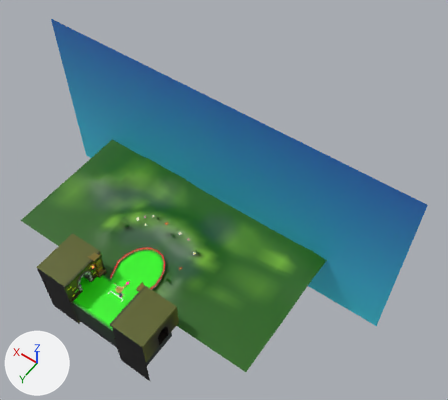
An edit to the Blender file Art/Mini Golf.blend, drawn before and after from the same camera.
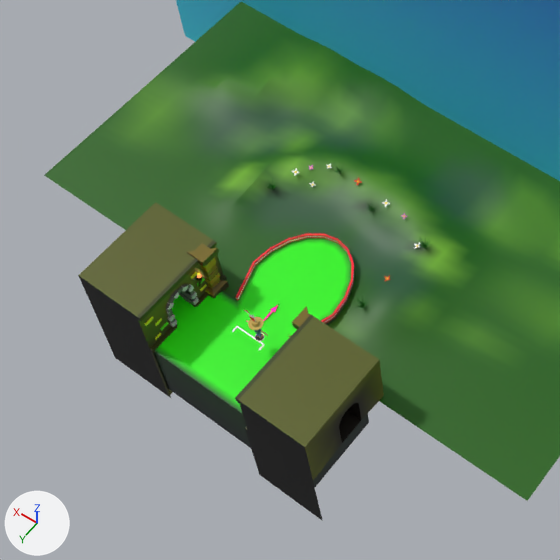
Each version appears first whole from a 50 mm lens placed at (-29.6, 21.5, 61.8), pointed at (-4.0, -14.3, 5.6), and next in a close-up on the part from 0% to 58% of the width and 35% to 100% of the height. Arrows for +X, +Y and +Z are at lower left; the lights stay in place.

Before the edit, the objects in view are built like this:
```python
me_plane_007 = bpy.data.meshes.new('Plane.007')
me_plane_007.from_pydata(...)  # 3010 vertices, 2323 faces, 2 loose edges; spans x -24.5..25.0, y -18.9..4.1, z -9.2..15.7
me_plane_007.polygons.foreach_set('use_smooth', [True] * 2323)
# faces by material slot: [100, 2, 2181, 40]
me_plane_007.materials.append(mat_vertex_colours_metal)
me_plane_007.materials.append(mat_glow_emission)
me_plane_007.materials.append(mat_vertex_colours)
me_plane_007.materials.append(mat_vertex_colours_emission)
me_plane_031 = bpy.data.meshes.new('Plane.031')
me_plane_031.from_pydata(...)  # 104 vertices, 102 faces; spans x -1.96..3.85, y -7.59..-1.41, z -1.17..-0.87
me_plane_031.polygons.foreach_set('use_smooth', [True] * 102)
me_plane_031.materials.append(mat_vertex_colours)
ob_golf_barrier = bpy.data.objects.new('Golf Barrier', me_plane_031)
ob_golf_barrier.location = (0.0, 0.0, 0.0)
ob_golf_room = bpy.data.objects.new('Golf_Room', me_plane_007)
ob_golf_room.location = (0.0, 0.0, 0.0)
```
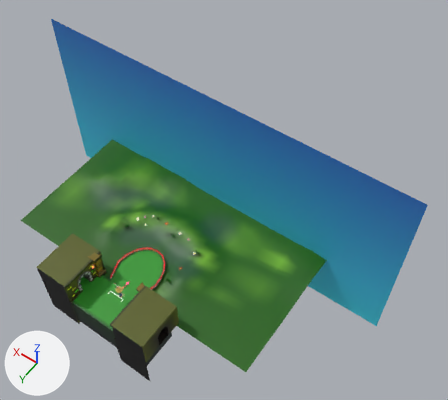
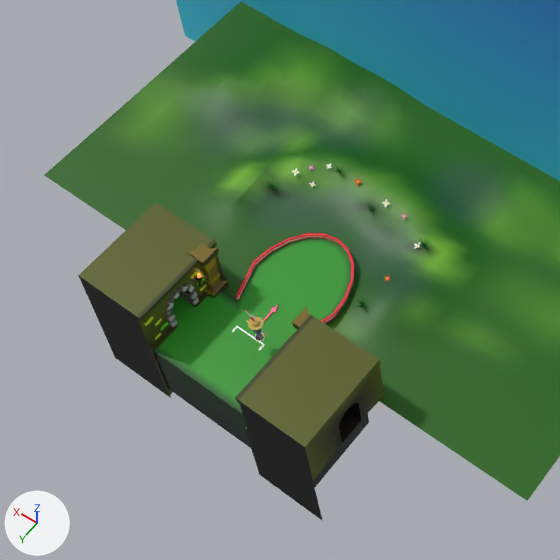
What differs and where, as boxes [x1, y1, x2, y2] in the close-ups (560 x 560 px):
part 1 of me_plane_007, recoloured: [155, 238, 352, 414] in both

The edits, one by one:
me_plane_007 has 3010 vertices, 2323 faces, 2 loose edges and spans x -24.5..25.0, y -18.9..4.1, z -9.2..15.7.
me_plane_007 is used by ob_golf_room; location (0.0, 0.0, 0.0).
me_plane_007 part 1: 24 faces centred in x -5.5..6.7, y -7.3..3.2, z -1.2 are repainted in the vertex colours; the middle colour goes from green #2aff00 to green #319b28.
